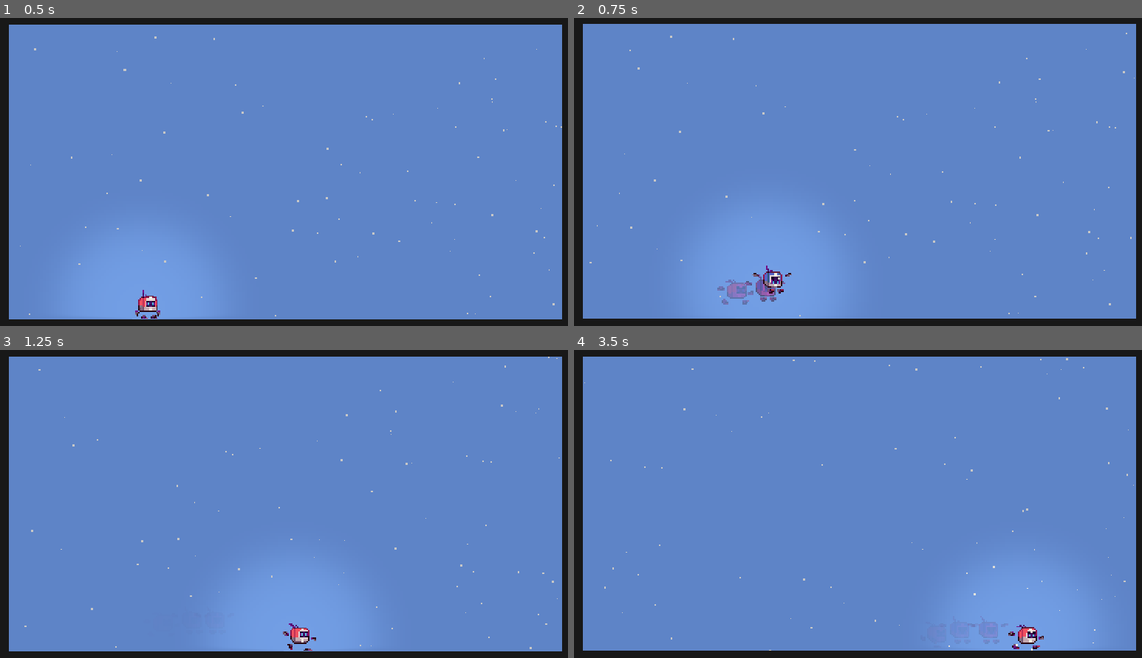
Above: before the commit, frames 1-4 (two rows, left to right).
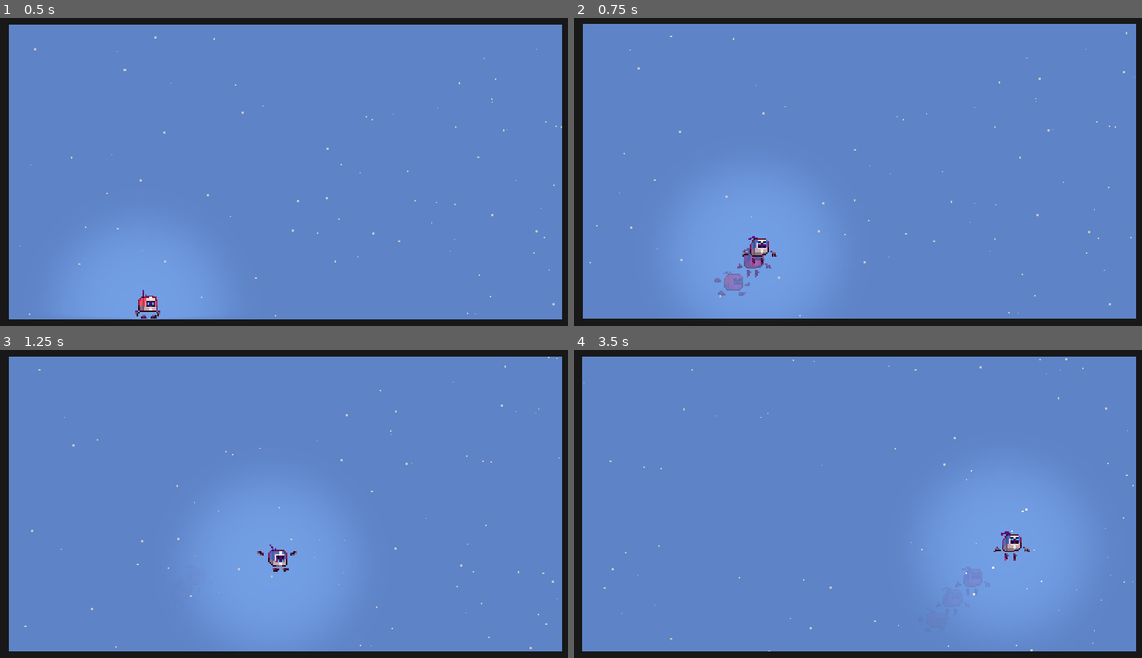
Above: after the commit, the same moments.

Repository: lvlzyro/Celeste-Movement
Game: Godot game, scene res://scenes/Demo.tscn
Same seed, same stepped clock (60 frames per second), same inputs: the game is played once before the commit and once after it.
Inputs:
- Up to frame 1 (0.5 s): no input
- Up to frame 2 (0.75 s): hold Right (ui_right) from 0.53 s (still down); hold C (jump) from 0.53 s (still down); tap X (dash) at 0.6 s
- Up to frame 3 (1.25 s): keep holding Right (ui_right); keep holding C (jump)
- Up to frame 4 (3.5 s): release C (jump) at 1.28 s; tap C (jump) at 1.35, 1.52, 1.82, 3.02, 3.32 s; tap X (dash) at 1.55, 2.1, 3.05 s; release Right (ui_right) at 2.03 s; hold Left (ui_left) 2.03-2.78 s; hold C (jump) 2.03-2.78 s; hold Right (ui_right) from 2.78 s (still down); tap Z (grab) at 2.85 s

Frame 1 is identical in both runs. In frame 2, 1.1% of the frame differs, in the area x 2-99%, y 4-97%; in frame 3, 1.7%; in frame 4, 3.3%, in the area x 1-99%, y 2-98%.

Commit message:
Larger Update
- Camera Shake now goes the same direction as the players dash
- You can use the up button to jump
- y axis is determined by the jump rather than ui_up
- fixed issue where player wouldn't be able to jump directly upwards, but only sideways  up

Diff:
--- a/assets/scripts/ShakeCamera2D.gd
+++ b/assets/scripts/ShakeCamera2D.gd
@@ -6,8 +6,9 @@
 export var max_roll = 0.1
 export (NodePath) var target
 
-var trauma = 0.0
-var trauma_power = 2.5
+var trauma_power = 2
+var shake = false;
+var trauma = Vector2.ZERO
 
 onready var noise = OpenSimplexNoise.new()
 var noise_y = 0
@@ -18,17 +19,30 @@
 	noise.period = 4
 	noise.octaves = 2
 
-func shake(amount):
-	trauma = 0;
-	trauma = min(trauma + amount, 1.0)
+func shake(x_strength, y_strength):
+	shake = true;
+	if x_strength != 0:
+		if x_strength > 0:
+			trauma.x = max(0.5, x_strength);
+		else:
+			trauma.x = max(0.5, -x_strength);
+	if y_strength != 0:
+		if y_strength > 0:
+			trauma.y = max(0.5, y_strength);
+		else:
+			 trauma.y = max(0.5, -y_strength);
 
 func _process(delta):
 	if target:
 		global_position = get_node(target).global_position
-	if trauma:
-		trauma = max(trauma - decay * delta, 0)
-		var amount = pow(trauma, trauma_power)
+	if shake: #this will trigger whenever the shake function is called
+		trauma.y = max(trauma.y - decay * delta, 0)
+		trauma.x = max(trauma.x - decay * delta, 0)
+		var amount = Vector2.ZERO
+		amount.y = pow(trauma.y, trauma_power)
+		amount.x = pow(trauma.x, trauma_power)
 		noise_y += 1
-		rotation = max_roll * amount * noise.get_noise_2d(noise.seed, noise_y)
-		offset.x = max_offset.x * amount * noise.get_noise_2d(noise.seed*2, noise_y)
-		offset.y = max_offset.y * amount * noise.get_noise_2d(noise.seed*3, noise_y)
+		amount.normalized();
+		#rotation = max_roll * (amount.x/2 + amount.y/2) * noise.get_noise_2d(noise.seed, noise_y)
+		offset.x = max_offset.x * amount.x * noise.get_noise_2d(noise.seed*2, noise_y)
+		offset.y = max_offset.y * amount.y * noise.get_noise_2d(noise.seed*3, noise_y)
--- a/player/player.gd
+++ b/player/player.gd
@@ -174,7 +174,7 @@
 			Input.start_joy_vibration(0, 1, 1, 0.2)
 			isDashing = true
 			hasDashed = true
-			$Camera/ShakeCamera2D.shake(0.5)
+			$Camera/ShakeCamera2D.shake(0.5*axis.x, 0.5*axis.y)
 
 	if isDashing:
 		trail = true
@@ -191,10 +191,11 @@
 func getInputAxis():
 	var new_x_axis = 0
 	new_x_axis = int(Input.is_action_pressed("ui_right")) - int(Input.is_action_pressed("ui_left"))
-	axis.y = int(Input.is_action_pressed("ui_down")) - int(Input.is_action_pressed("ui_up"))
-	print(axis.x)
+	axis.y = int(Input.is_action_pressed("ui_down")) - int(Input.is_action_pressed("jump"))
 	if new_x_axis != 0:
 		axis.x = new_x_axis
+	if axis.y != 0 && new_x_axis == 0:
+		axis.x = 0;
 	axis = axis.normalized()
 
 
